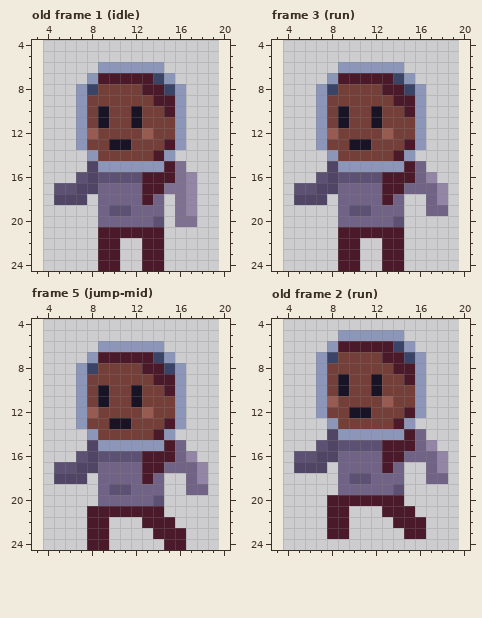
One commit to this pixel-art file: sprites/player.aseprite. Above is the file before it was changed.
16x25 pixels, 7 frames. Shown: old frame 1 (idle): x 3..20, y 4..24; frame 3 (run): x 3..20, y 4..24; frame 5 (jump-mid): x 3..20, y 4..24; old frame 2 (run): x 3..20, y 4..24. The old version is drawn lined up with the new one, on the new canvas. The commit also changed other frames, which this record leaves out.
New version:
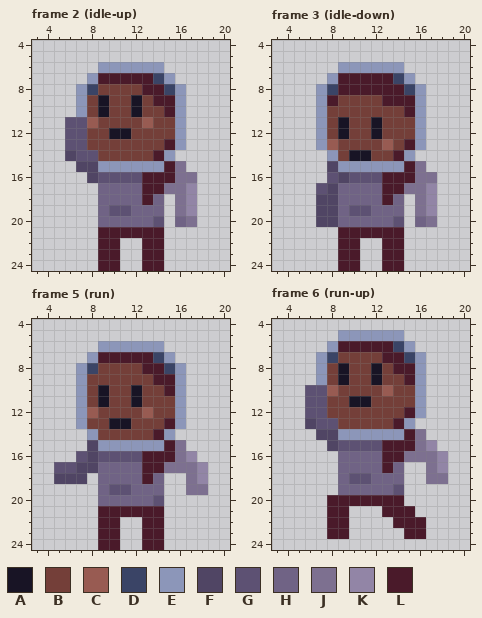
Palette (. is transparent): A #181425  B #743f39  C #985b52  D #3a4466  E #8c96b9  F #504564  G #5d5173  H #706385  J #7d7090  K #9285a6  L #4a1a2a
A new or re-ordered frame is compared with the old frame closest to it.
The edit:
canvas 16x25 -> 24x25, the old top-left corner now at 4,0
frames re-ordered
Frame 2 (idle-up) against old frame 1 (idle):
Colour B becomes colour A in row 9 at x 9 and 12; in row 12 at x 10 to 11.
Colour A becomes colour B in row 11 at x 9 and 12; in row 13 at x 10 to 11.
Colour C becomes colour B in row 12 at x 8 and 13.
Colour B becomes colour C in row 11 at x 8 and 13.
The author put colour F in row 14 at x 6; in row 15 at x 7.
The author put colour G in rows 11 to 13 at x 6; in row 14 at x 7.
Colour E becomes colour G in rows 11 to 13 at x 7; in row 14 at x 8.
Colour J becomes colour H in row 20 at x 16.
Colour K becomes colour J in row 16 at x 17.
The edit erases colour F in row 17 at x 7 to 8; in row 18 at x 5 to 7.
The edit erases colour G in row 16 at x 7; in row 17 at x 5 to 6.
Frame 3 (idle-down):
Colour B becomes colour A in row 12 at x 9 and 12; in row 14 at x 10 to 11.
Colour A becomes colour B in row 10 at x 9 and 12; in row 13 at x 10 to 11.
Colour C becomes colour B in row 12 at x 8 and 13.
Colour B becomes colour C in row 13 at x 8 and 13.
The author put colour F in row 18 at x 8; in rows 19 to 20 at x 7 to 8.
Colour G becomes colour F in row 16 at x 9.
Colour F becomes colour G in row 16 at x 8; in row 17 at x 7.
The author put colour H in row 20 at x 16.
The author put colour J in rows 18 to 19 at x 16; in row 20 at x 17.
Colour H becomes colour J in rows 15 to 16 at x 16; in row 17 at x 15 to 16.
Colour K becomes colour J in row 16 at x 17.
Colour H becomes colour K in rows 17 to 19 at x 17.
Colour B becomes colour L in row 8 at x 9 to 12; in row 9 at x 8 and 13.
The edit erases colour F in row 18 at x 5 to 6.
The edit erases colour G in row 16 at x 7; in row 17 at x 5 to 6.
The edit erases colour H in row 19 at x 18.
The edit erases colour K in rows 17 to 18 at x 18.
Frame 5 (run):
Colour H becomes colour J in rows 15 to 16 at x 16; in row 17 at x 15 to 17; in row 18 at x 17; in row 19 at x 17 to 18.
The author put colour L in row 22 at x 10; in row 23 at x 10 and 13; in row 24 at x 10 and 13 to 14.
The edit erases colour L in row 21 at x 8; in row 22 at x 8 and 15; in rows 23 to 24 at x 8 and 15 to 16.
Frame 6 (run-up) against old frame 2 (run):
Colour B becomes colour A in row 8 at x 9 and 12; in row 11 at x 10 to 11.
Colour A becomes colour B in row 10 at x 9 and 12; in row 12 at x 10 to 11.
Colour C becomes colour B in row 11 at x 8 and 13.
Colour B becomes colour C in row 10 at x 8 and 13.
The author put colour F in row 13 at x 6; in row 14 at x 7.
The author put colour G in rows 10 to 12 at x 6; in row 13 at x 7.
Colour E becomes colour G in rows 10 to 12 at x 7; in row 13 at x 8.
Colour H becomes colour J in rows 14 to 15 at x 16; in row 16 at x 15 to 17; in row 17 at x 17; in row 18 at x 17 to 18.
The edit erases colour F in row 16 at x 7 to 8; in row 17 at x 5 to 7.
The edit erases colour G in row 15 at x 7; in row 16 at x 5 to 6.
